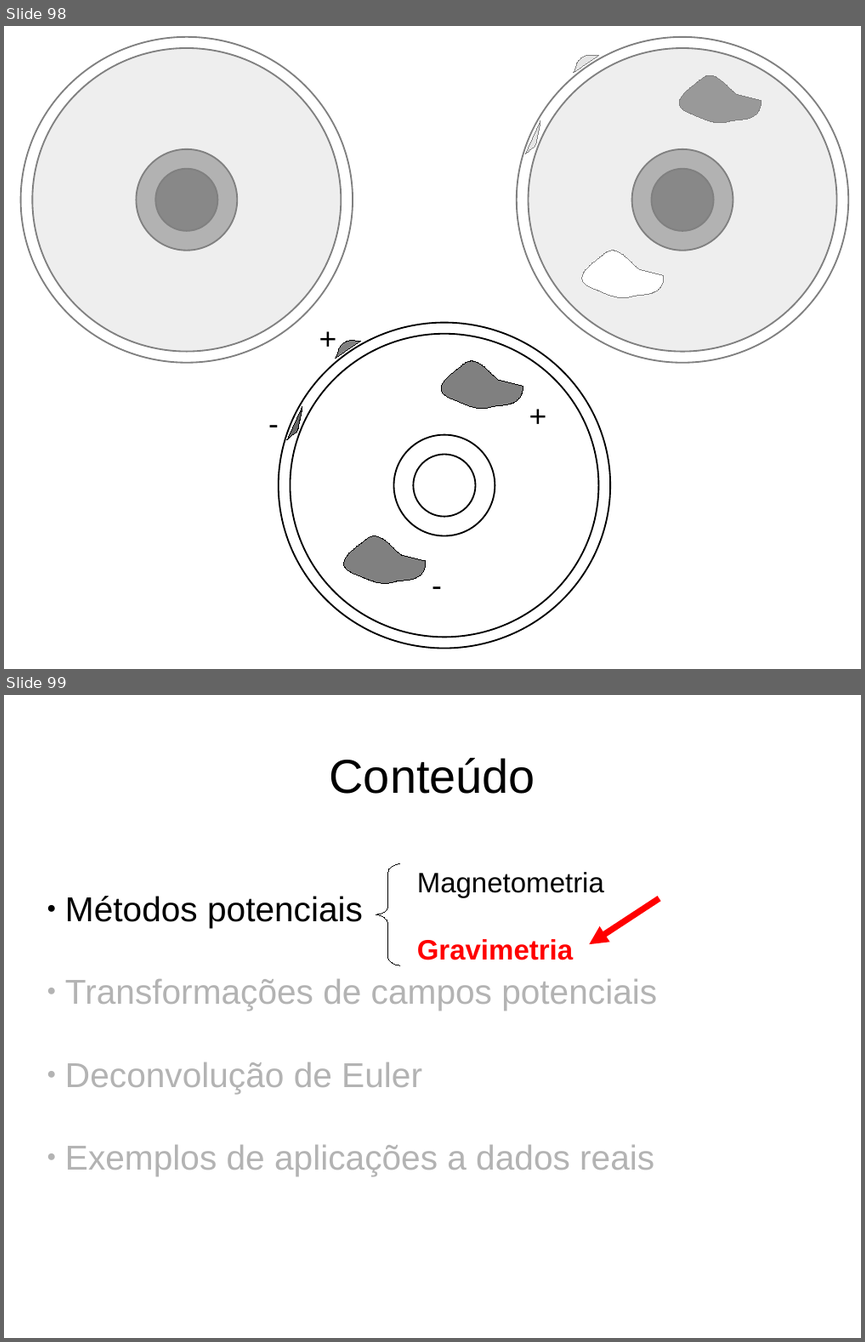
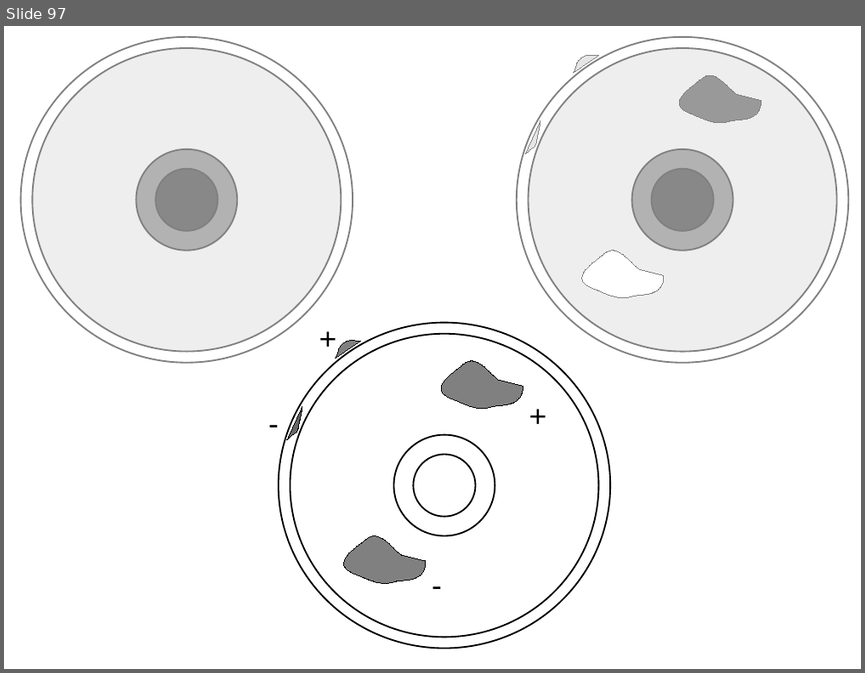
Before and after one commit to birocoles/UFRRJ-SEGEO2017, a slide deck: presentation/SEGEO2017.odp. Shown one above the other, each under a label of ours: slides 98 and 99 before the commit, slide 97 after it. The pictures are 865x1342 and 865x673 pixels, drawn with LibreOffice and Linux fonts; fonts in the diff are those of the drawing. Boxes give left, top, right and bottom in pixels: in the first picture for what was removed or moved away, otherwise in the second. Text is boxed around its words. In the diff, an @@ line names an element or a change of style, - is before the commit and + after.

```diff
--- a/presentation/SEGEO2017.odp
+++ b/presentation/SEGEO2017.odp
@@ slide 99 removed at (4,695,861,1338), background #FFFFFF @@
@@ title removed at (330,758,535,794) @@
-Conteúdo
@@ freeform shape removed at (375,863,400,965) @@
@@ text removed at (417,872,604,960) @@
-Magnetometria
-Gravimetria
@@ subtitle removed at (65,896,657,1176) @@
-● Métodos potenciais
-● Transformações de campos potenciais
-● Deconvolução de Euler
-● Exemplos de aplicações a dados reais
@@ arrow removed from (659, 899) to (590, 945) @@
@@ rectangle removed at (27,959,743,1208) @@
@@ what was slide 98 is now slide 97 @@
```
Also in this commit, not shown: 1 slide changed, 15 slides added, 6 other slides removed, 1 other file.
